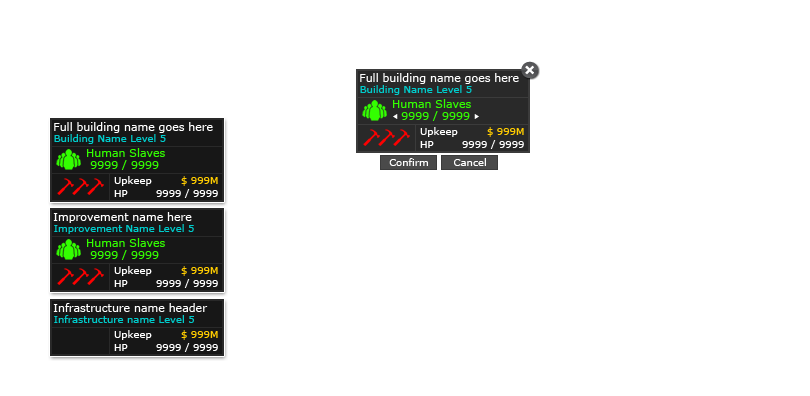
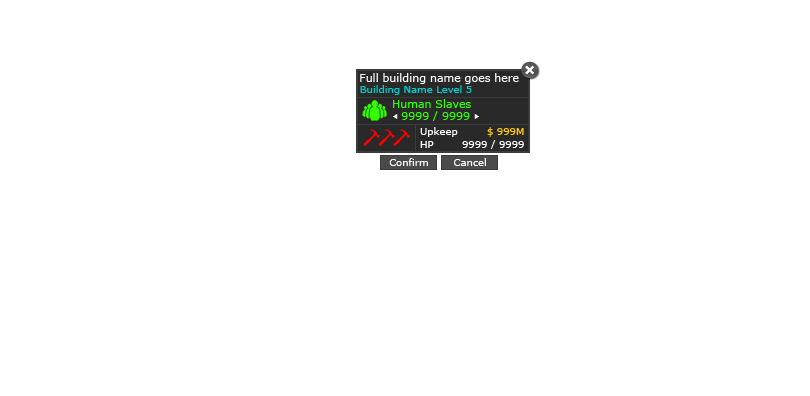
Before/after of a 810×396 layered artwork. What changed in the layer stack:
hid group "Infrastructure Pop-up (Mouse-over)" (10 layers) over [50, 299, 224, 356]
hid group "Improvement Pop-up (Mouse-over)" (20 layers) over [50, 208, 224, 292]
hid group "Building Pop-up (Mouse-over) copy" (20 layers) over [50, 118, 224, 202]
